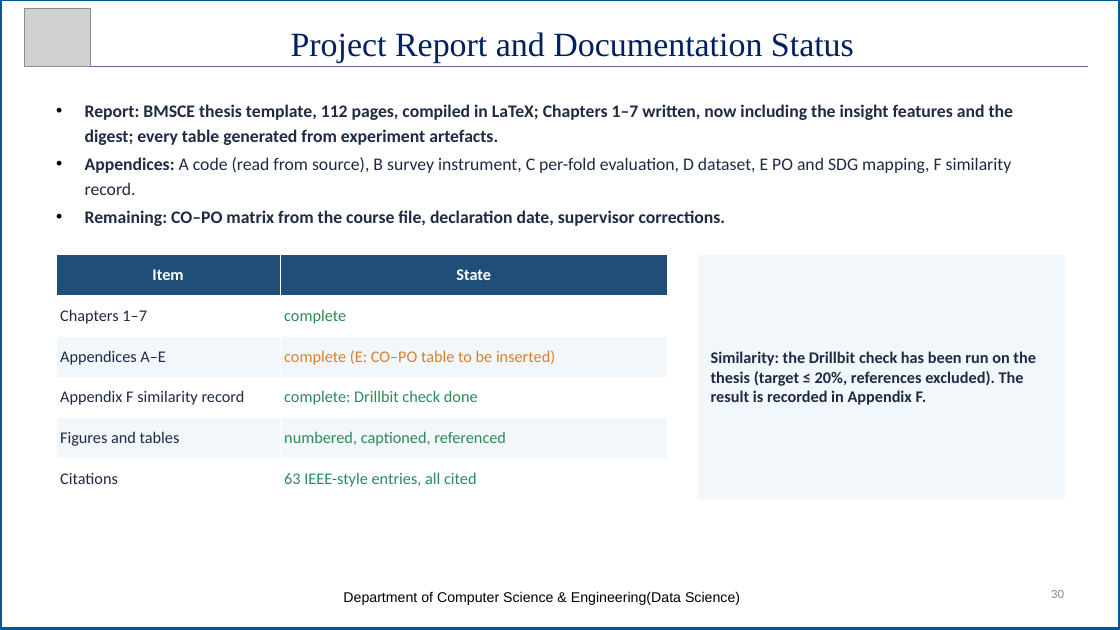
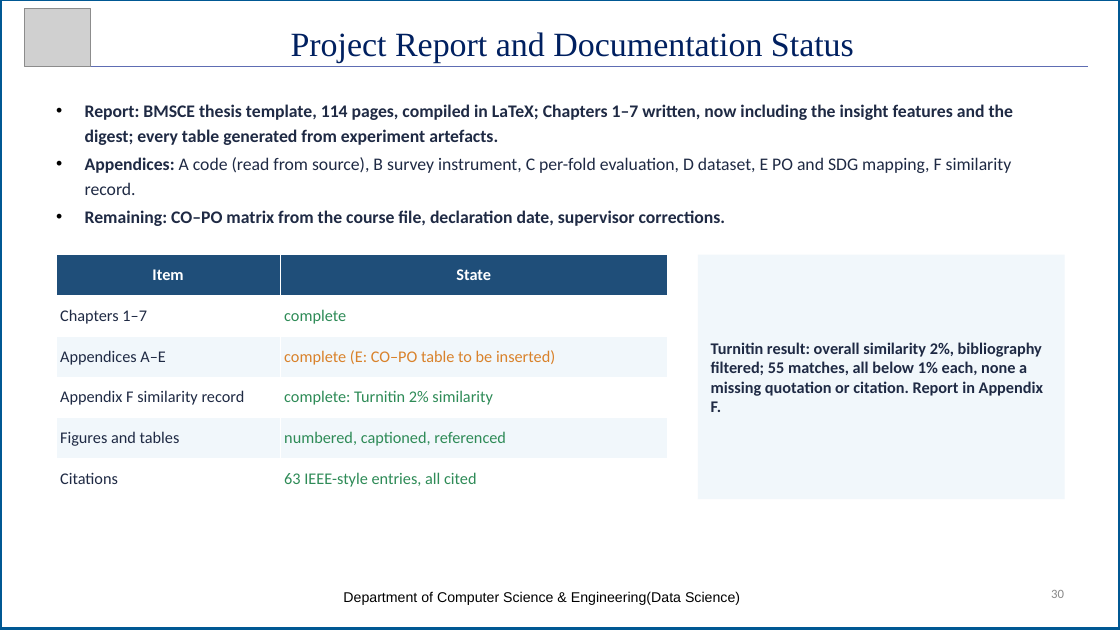
Before and after one commit to Manu-Sal-07/MANDISENSI_AGENTS, a slide deck: slide 30 of report/MandiSense_Review2_Final_v3.pptx. Drawn at 1120x630 pixels with LibreOffice and Linux fonts; fonts in the diff are those of the drawing; grey boxes stand for pictures. Boxes give left, top, right and bottom in pixels: in the first picture for what was removed or moved away, otherwise in the second. Text is boxed around its words. In the diff, an @@ line names an element or a change of style, - is before the commit and + after.

```diff
--- a/report/MandiSense_Review2_Final_v3.pptx
+++ b/report/MandiSense_Review2_Final_v3.pptx
@@ text at (x1=85, y1=104, x2=1013, y2=145): text changed @@
-• Report: BMSCE thesis template, 112 pages, compiled in LaTeX; Chapters 1–7 written, now including the insight features and the digest; every table generated from experiment artefacts.
+• Report: BMSCE thesis template, 114 pages, compiled in LaTeX; Chapters 1–7 written, now including the insight features and the digest; every table generated from experiment artefacts.
@@ table at (x1=56, y1=255, x2=667, y2=499) @@
-row 4, column 2: complete: Drillbit check done
+row 4, column 2: complete: Turnitin 2% similarity
@@ text in rectangle at (x1=711, y1=342, x2=1043, y2=412): text changed @@
-Similarity: the Drillbit check has been run on the thesis (target ≤ 20%, references excluded). The result is recorded in Appendix F.
+Turnitin result: overall similarity 2%, bibliography filtered; 55 matches, all below 1% each, none a missing quotation or citation. Report in Appendix F.
```
Also in this commit, not shown: 2 other files.
